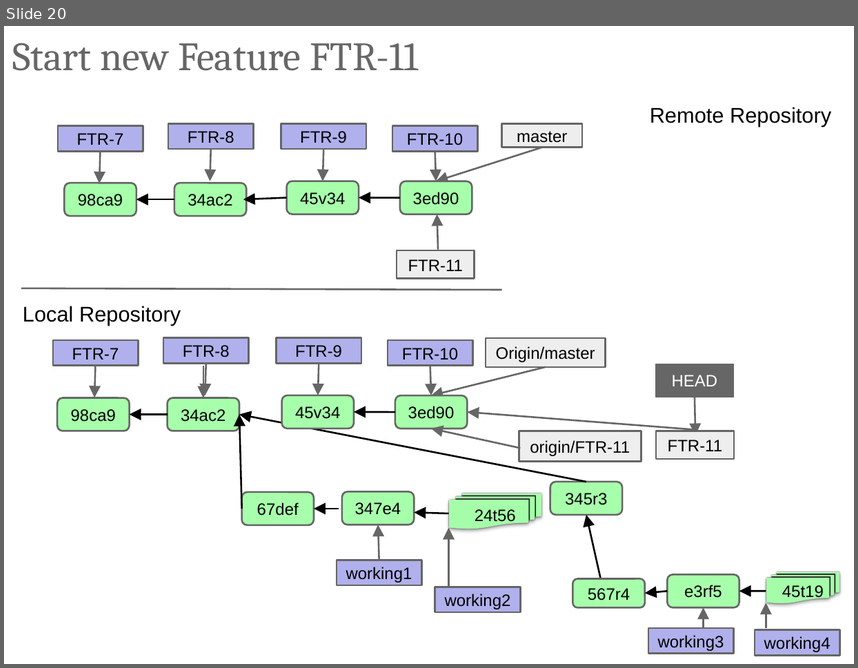
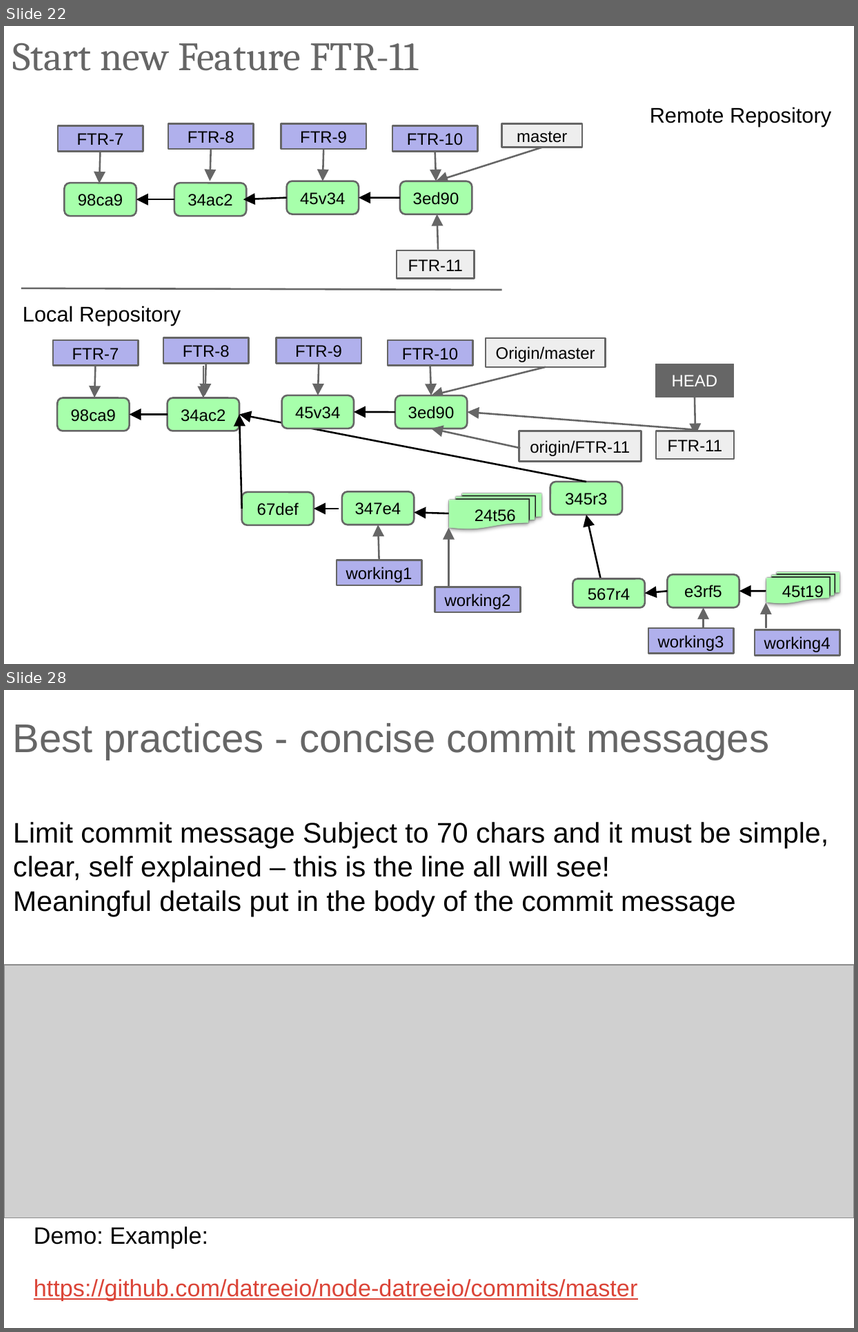
Before and after one commit to ilyaro/mysite, a slide deck: WorkStuff/Courses/Git/Git_Gitlab_Best_Practices/Git_Gitlab_BestPractices.pptx. Shown one above the other, each under a label of ours: slide 20 before the commit, slides 22 and 28 after it; the slides between them are not shown. The pictures are 858x668 and 858x1332 pixels, drawn with LibreOffice and Linux fonts; fonts in the diff are those of the drawing; grey boxes stand for pictures. Boxes give left, top, right and bottom in pixels: in the first picture for what was removed or moved away, otherwise in the second. Text is boxed around its words. In the diff, an @@ line names an element or a change of style, - is before the commit and + after.

Commit message:
Adding git best practices

```diff
--- a/WorkStuff/Courses/Git/Git_Gitlab_Best_Practices/Git_Gitlab_BestPractices.pptx
+++ b/WorkStuff/Courses/Git/Git_Gitlab_Best_Practices/Git_Gitlab_BestPractices.pptx
@@ slide 28 added at <box>4,690,854,1328</box>, background #FFFFFF @@
@@ title added at <box>12,723,770,760</box>, 34 pt, text #666666 @@
+Best practices - concise commit messages
@@ text added at <box>13,822,829,916</box>, 24 pt, text #000000 @@
+Limit commit message Subject to 70 chars and it must be simple, clear, self explained – this is the line all will see!
+Meaningful details put in the body of the commit message
@@ picture added at <box>4,965,854,1218</box> @@
@@ text added at <box>34,1226,208,1248</box>, 20 pt, text #000000 @@
+Demo: Example:
@@ text added at <box>34,1279,638,1300</box>, 20 pt, text #DB4437, underline @@
+https://github.com/datreeio/node-datreeio/commits/master
@@ what was slide 20 is now slide 22 @@
```
Also in this commit, not shown: 1 slide changed, 11 other slides added, 1 slide removed.
